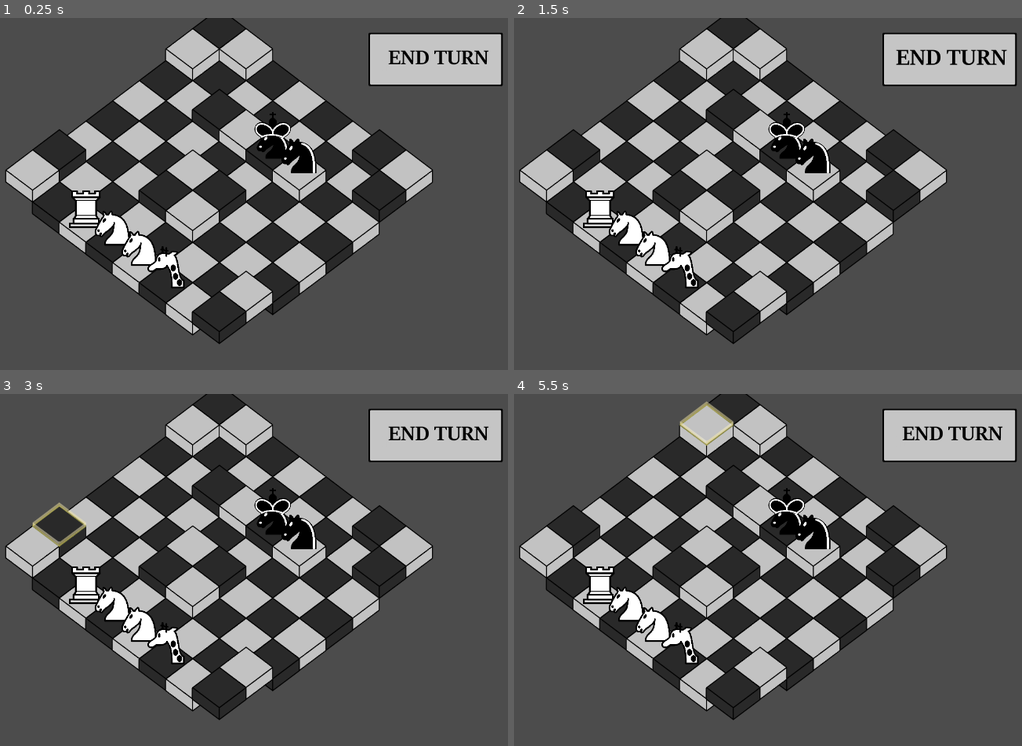
Above: before the commit, frames 1-4 (two rows, left to right).
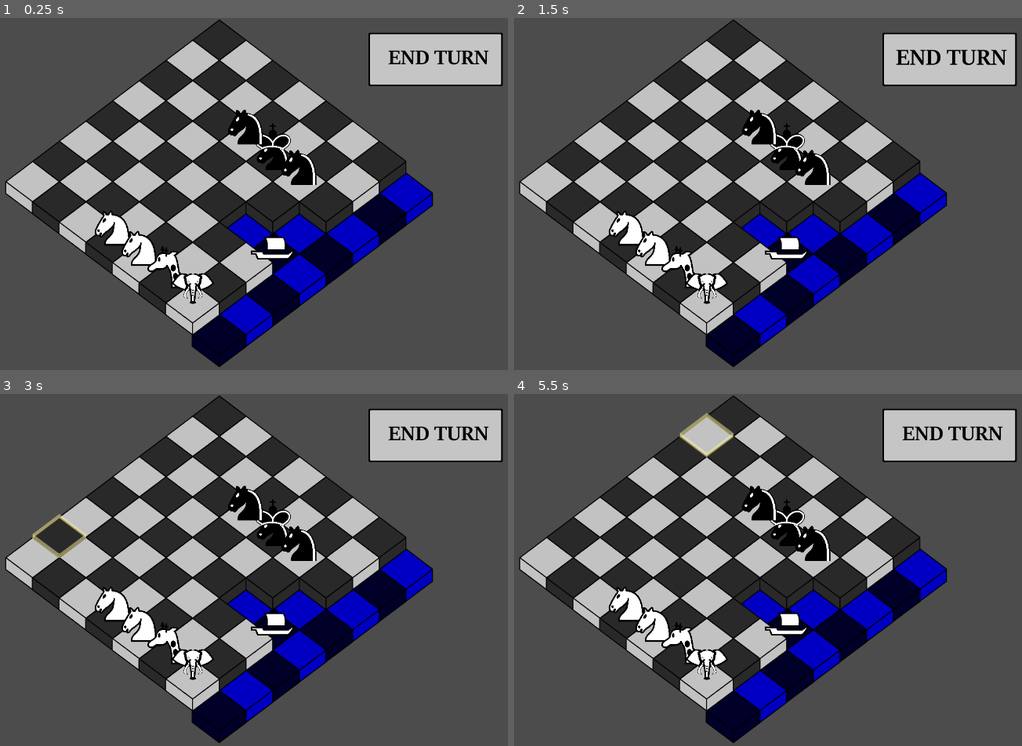
Above: after the commit, the same moments.

Repository: Trainzack/CS4700Final
Game: Godot game, scene res://scenes/MasterCombatScene.tscn
The game is run twice, just before and just after one commit, with the same random seed, the same clock (stepped at 60 frames per second) and the same inputs. This scene is started directly instead of the project's main scene.
Inputs (mouse positions are in pixels of both pictures, inside the frame that each line leads up to):
- Up to frame 1 (0.25 s): no input
- Up to frame 2 (1.5 s): click (950, 60) at 0.5 s; click (950, 60) at 1.25 s
- Up to frame 3 (3 s): click (436, 436) at 2 s; tap Enter at 2.75 s; drag from (30, 562) to (111, 503) at 2.77 s
- Up to frame 4 (5.5 s): tap Space (end_turn) at 3.5, 5 s; drag from (574, 541) to (651, 482) at 3.52 s; tap Enter at 4.25 s; move the mouse to (600, 524) at 4.27 s; tap Z (select_move) at 4.35 s; click (600, 524) at 4.42 s; drag from (625, 503) to (707, 443) at 5.02 s

The runs differ from the first frame. In frame 1, 17% of the frame differs, in the area x 0-86%, y 0-100%; in frame 2, 17%; in frame 3, 17%; in frame 4, 17%.

Commit message:
Made ship work

Diff:
--- a/scenes/Board.gd
+++ b/scenes/Board.gd
@@ -71,7 +71,7 @@
 		boardArray.append(tileArray)
 		unitArray.append(tempUnitArray)
 
-	encounter.type = "mini"
+	encounter.type = "river"
 	encounter.build_board(self)
 
 
@@ -183,7 +183,7 @@
 					else:
 						subtle_highlight_positions.append(position)
 				# We do the pass through check after the attack check, as otherwise the check would block us from attacking pieces
-				if not unit.can_pass_through(tile):
+				if not unit.can_pass_through(tile, move_type):
 					break
 				if move_type == "movement" and unit.can_occupy(tile):
 					possible_positions.append(position)
--- a/scenes/Encounter.gd
+++ b/scenes/Encounter.gd
@@ -6,7 +6,7 @@
 var wall_tile_scene = preload("res://scenes/WallTile.tscn")
 
 var names = ["Ace", "Ache", "Age", "Air", "Alchemy", "Ale", "Allegiance", "Alliance", "Ally", "Amber", "Amethyst", "Anc …(14296 unchanged characters)…
-var suffixes = [" Camp", " Town", " Village", "ville", "borough", " Castle", " Keep", " Court", " Field", " Valley"]
+var suffixes = [" Camp", " Town", " Village", "ville", "borough", " Castle", " Keep", " Court", " Field", " Valley", " River", " Lake"]
 
 var pieces = {
 	"B": preload("res://scenes/unit_scenes/Bishop.tscn"),
@@ -20,6 +20,7 @@
 	"P": preload("res://scenes/unit_scenes/Pawn.tscn"),
 	"Q": preload("res://scenes/unit_scenes/Queen.tscn"),
 	"R": preload("res://scenes/unit_scenes/Rook.tscn"),
+	"S": preload("res://scenes/unit_scenes/Ship.tscn"),
 	"U": preload("res://scenes/unit_scenes/Unicorn.tscn"),
 	"Z": preload("res://scenes/unit_scenes/Zebra.tscn"),
 }
@@ -43,7 +44,17 @@
 		"..MMMM..",
 		"M......M",
 		"MM....MM",
-	],[[2,0,"R",1],[3,0,"N",1],[4,0,"N",1],[5,0,"G",1],[4,5,"C",0],[5,5,"N",0]]],
+	],[[2,0,"R",1],[3,0,"N",1],[4,0,"N",1],[5,0,"G",1],[6,0,"E",1],[4,5,"C",0],[5,5,"N",0],[3,5,"N",0]]],
+	"river":	[[
+		".......~",
+		".......~",
+		".......~",
+		".....~~~",
+		"......~~",
+		".......~",
+		".......~",
+		".......~",
+	],[[6,3,"S",1],[3,0,"N",1],[4,0,"N",1],[5,0,"G",1],[6,0,"E",1],[4,5,"C",0],[5,5,"N",0],[3,5,"N",0]]],
 }
 
 var type = null
--- /dev/null
+++ b/scenes/unit_scenes/Ship.tscn
@@ -0,0 +1,70 @@
+[gd_scene load_steps=6 format=2]
+
+[ext_resource path="res://scenes/unit_scenes/Unit.tscn" type="PackedScene" id=1]
+[ext_resource path="res://art/units/Ship_Light.png" type="Texture" id=2]
+[ext_resource path="res://art/units/Ship_Dark.png" type="Texture" id=3]
+[ext_resource path="res://scenes/unit_scenes/Move.gd" type="Script" id=4]
+
+[sub_resource type="SpriteFrames" id=1]
+
+animations = [ {
+"frames": [ ExtResource( 2 ) ],
+"loop": true,
+"name": "white",
+"speed": 5.0
+}, {
+"frames": [ ExtResource( 3 ) ],
+"loop": true,
+"name": "black",
+"speed": 5.0
+} ]
+
+[node name="Ship" instance=ExtResource( 1 )]
+
+max_health = 4
+type = "ship"
+land_allowed = false
+water_allowed = true
+attack_power = 2
+
+[node name="UnitSprite" parent="." index="0"]
+
+frames = SubResource( 1 )
+animation = "white"
+offset = Vector2( 0, 200 )
+
+[node name="Move 1" type="Node" parent="Moves" index="0"]
+
+script = ExtResource( 4 )
+atom = Vector2( 1, 0 )
+is_move = true
+is_attack = true
+rider = false
+damage = 2
+
+[node name="Move 2" type="Node" parent="Moves" index="1"]
+
+script = ExtResource( 4 )
+atom = Vector2( 1, 1 )
+is_move = true
+is_attack = true
+rider = false
+damage = 2
+
+[node name="Move 3" type="Node" parent="Moves" index="2"]
+
+script = ExtResource( 4 )
+atom = Vector2( 1, 0 )
+is_move = false
+is_attack = true
+rider = true
+damage = 2
+
+[node name="Move 4" type="Node" parent="Moves" index="3"]
+
+script = ExtResource( 4 )
+atom = Vector2( 1, 1 )
+is_move = false
+is_attack = true
+rider = true
+damage = 2
--- a/scenes/unit_scenes/Unit.gd
+++ b/scenes/unit_scenes/Unit.gd
@@ -56,18 +56,18 @@
 
 # Returns whether this unit can end its move on a particular tile
 # Useful for allowing upgrades that allow tiles to move over particular types of terrain
-func can_occupy(tile):
+func can_occupy(tile, move_type="move"):
 	if tile.is_water and not water_allowed:
 		return false
-	if not tile.is_water and not land_allowed:
+	if not tile.is_water and not land_allowed and move_type != "attack":
 		return false
 	if tile.is_wall and not wall_allowed:
 		return false
 	return not tile.is_occupied()
 
 # Returns whether this unit can pass through a tile without ending its turn there
-func can_pass_through(tile):
-	if can_occupy(tile):
+func can_pass_through(tile, move_type):
+	if can_occupy(tile, move_type):
 		# This should always be true
 		return true
 	# Todo: add other conditions that allow us to pass through tiles we can't occupy
